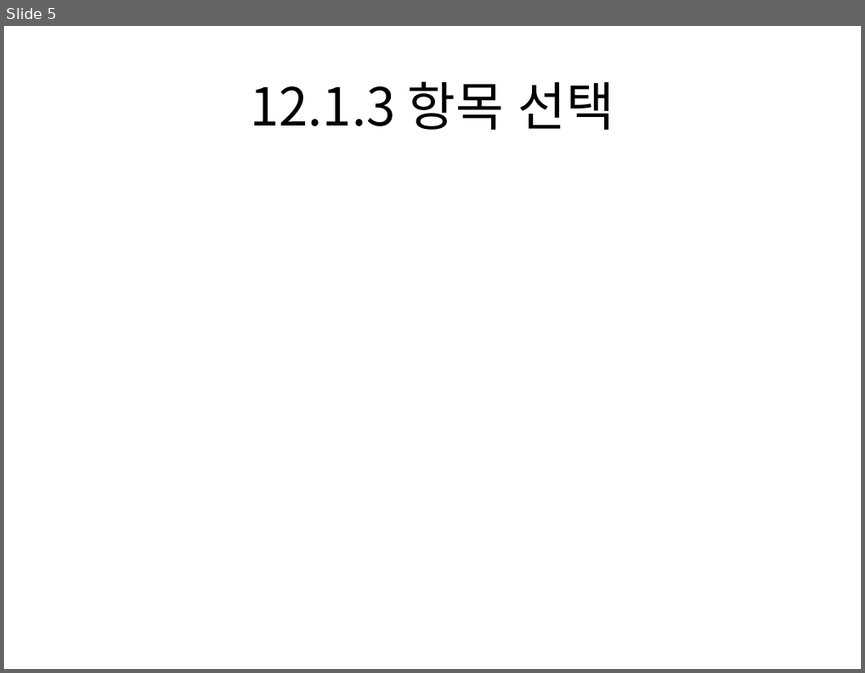
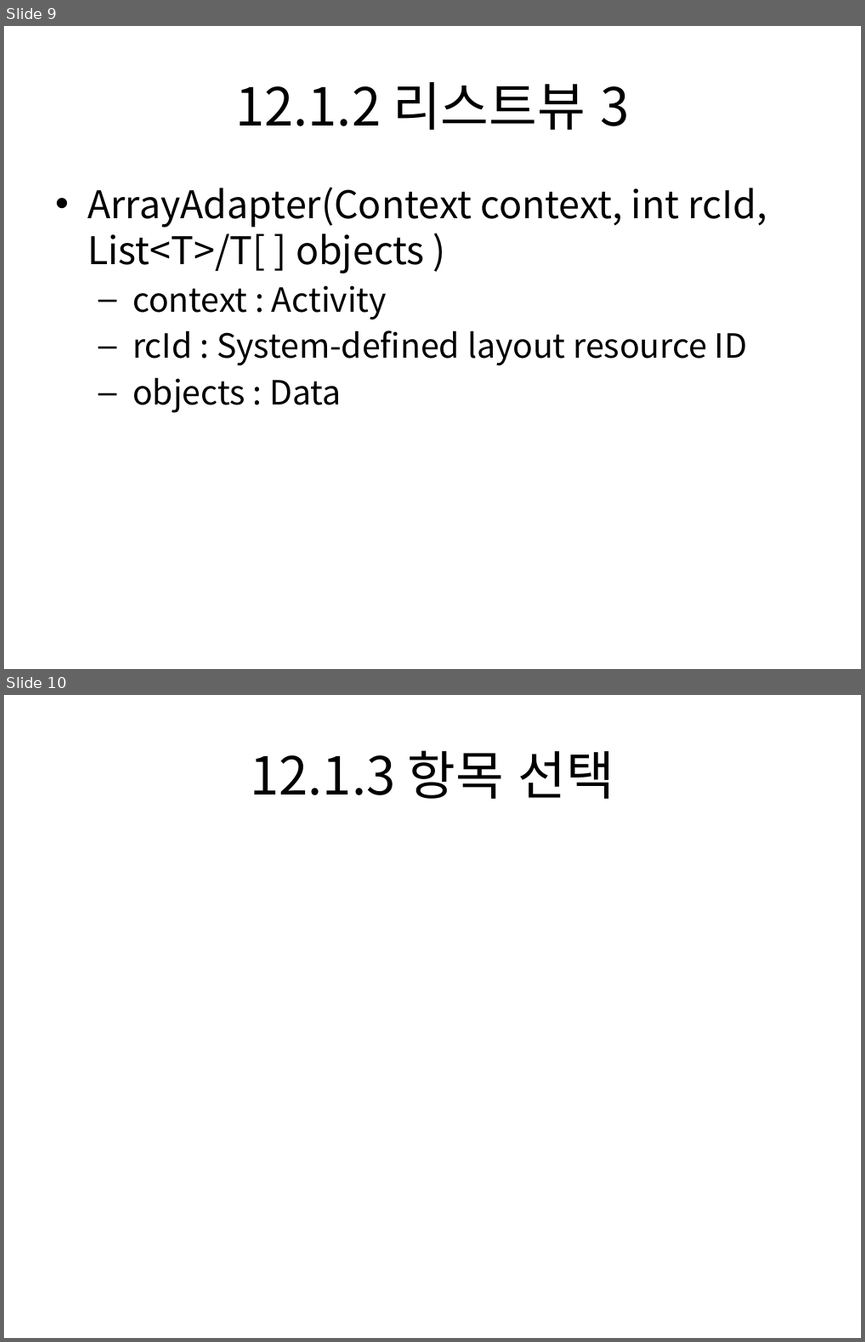
Before and after one commit to dummyFirst/NHK_Japanese, a slide deck: Android/안드로이드 프로그래밍 정복/Chapter12 어댑터뷰.pptx. Shown one above the other, each under a label of ours: slide 5 before the commit, slides 9 and 10 after it. The pictures are 865x673 and 865x1342 pixels, drawn with LibreOffice and Linux fonts; fonts in the diff are those of the drawing. Boxes give left, top, right and bottom in pixels: in the first picture for what was removed or moved away, otherwise in the second. Text is boxed around its words. In the diff, an @@ line names an element or a change of style, - is before the commit and + after.

Commit message:
Add 리스트뷰

```diff
--- a/Android/안드로이드 프로그래밍 정복/Chapter12 어댑터뷰.pptx
+++ b/Android/안드로이드 프로그래밍 정복/Chapter12 어댑터뷰.pptx
@@ slide 9 added at [4, 26, 861, 669], background #FFFFFF @@
@@ title added at [235, 82, 629, 130], 44 pt, text #000000 @@
+12.1.2 리스트뷰 3
@@ text added at [87, 187, 767, 413], 28 pt, text #000000 @@
+• ArrayAdapter(Context context, int rcId, List<T>/T[ ] objects )
+  – context : Activity
+  – rcId : System-defined layout resource ID
+  – objects : Data
@@ what was slide 5 is now slide 10 @@
```
Also in this commit, not shown: 5 slides changed, 4 other slides added.
